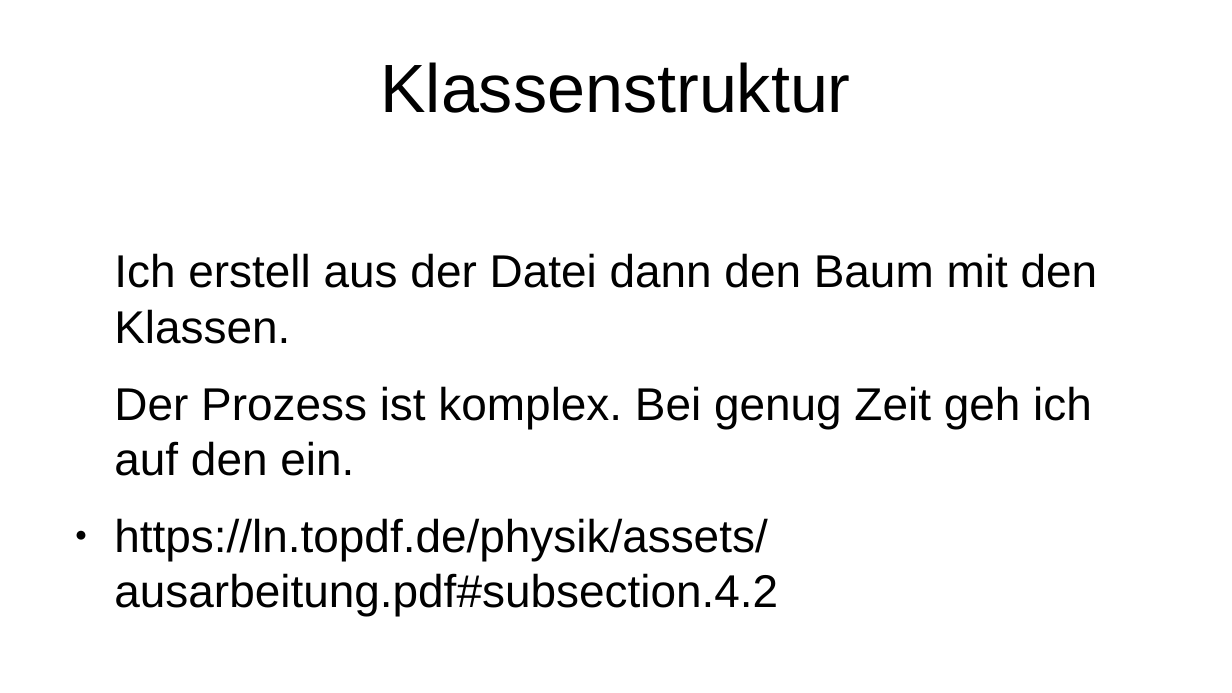
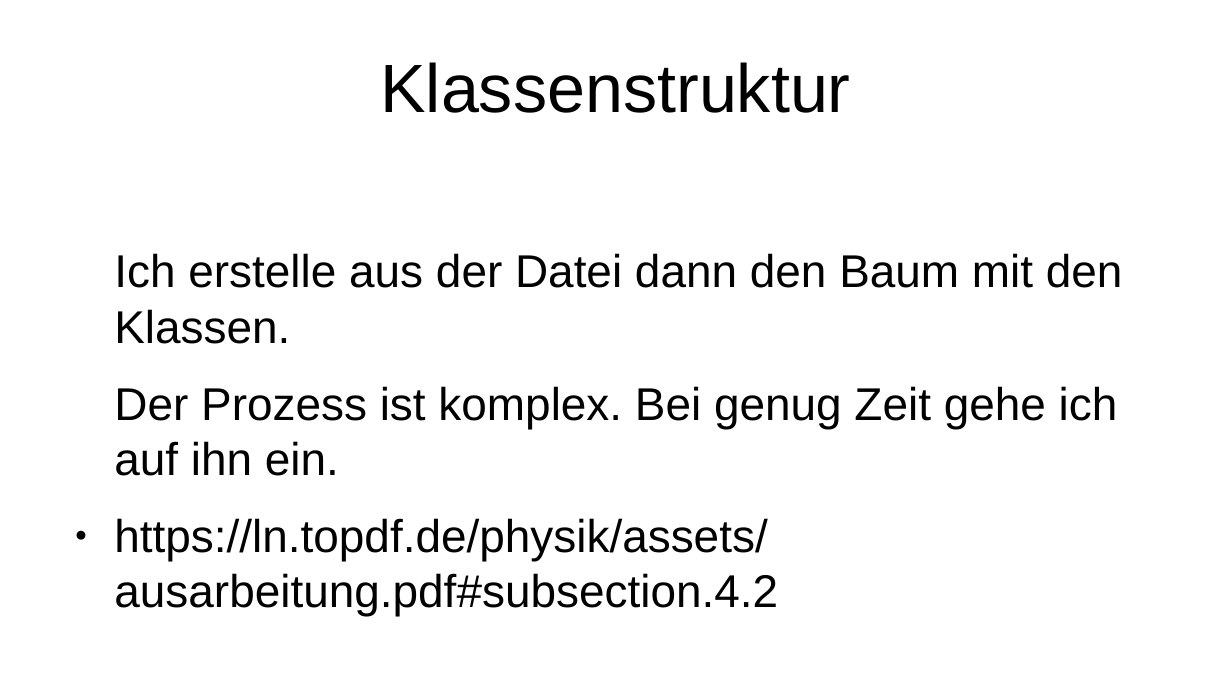
Before and after one commit to HeIIow2/physik_schaltkreise, a slide deck: slide 27 of präsentation/präsentation.odp. Drawn at 1232x693 pixels with LibreOffice and Linux fonts; fonts in the diff are those of the drawing. Boxes give left, top, right and bottom in pixels: in the first picture for what was removed or moved away, otherwise in the second. Text is boxed around its words. In the diff, an @@ line names an element or a change of style, - is before the commit and + after.

```diff
--- a/präsentation/präsentation.odp
+++ b/präsentation/präsentation.odp
@@ text at (114, 253, 1123, 476): text changed @@
-Ich erstell aus der Datei dann den Baum mit den Klassen.
-Der Prozess ist komplex. Bei genug Zeit geh ich auf den ein.
+Ich erstelle aus der Datei dann den Baum mit den Klassen.
+Der Prozess ist komplex. Bei genug Zeit gehe ich auf ihn ein.
```
Also in this commit, not shown: 9 other slides changed, 38 other files.
